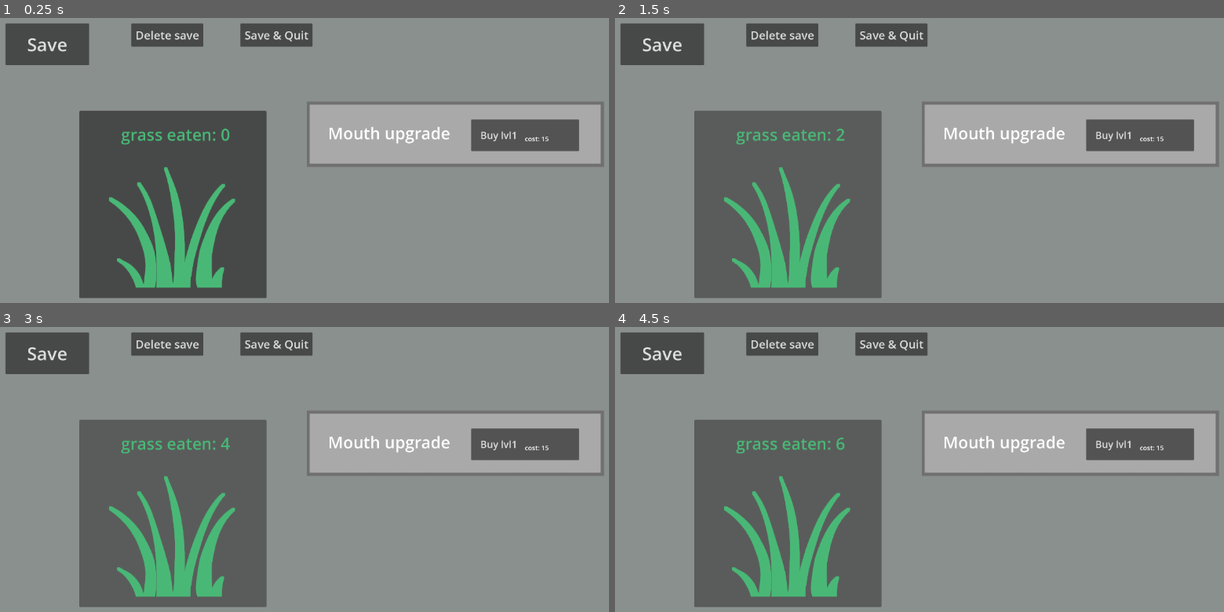
Above: before the commit, frames 1-4 (two rows, left to right).
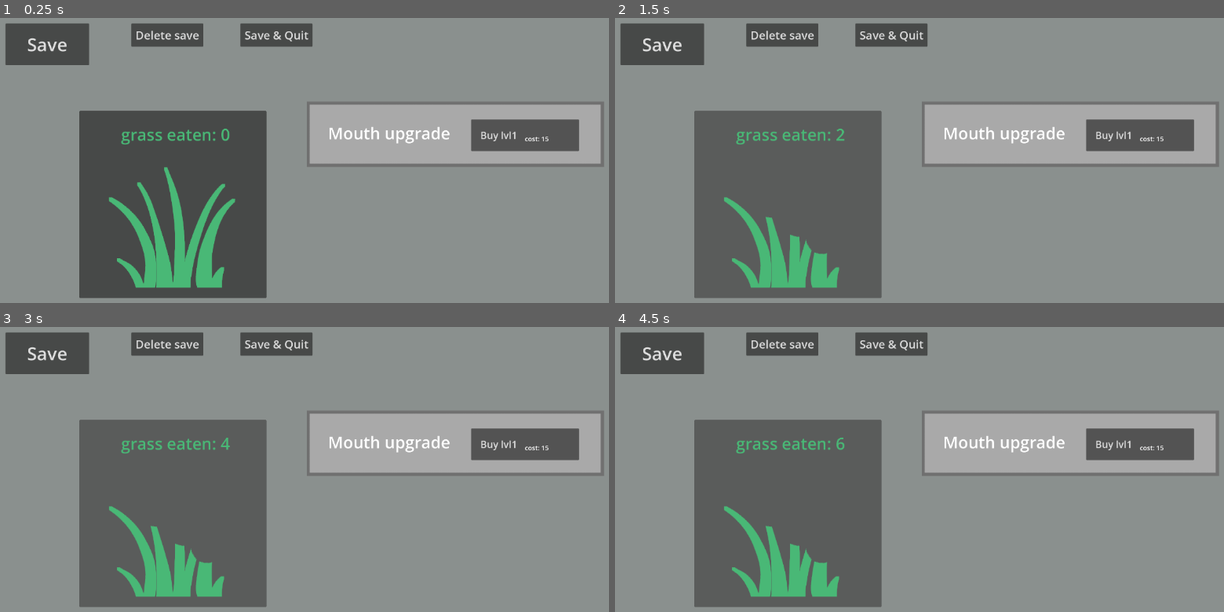
Above: after the commit, the same moments.

Repository: berox455/godot_eg
Game: Godot game, scene res://game.tscn
The game is run twice, just before and just after one commit, with the same random seed, the same clock (stepped at 60 frames per second) and the same inputs.
Inputs:
- Up to frame 1 (0.25 s): no input
- Up to frame 2 (1.5 s): click "grass eaten: 0" at 0.5 s; click "grass eaten: 1" at 1.25 s
- Up to frame 3 (3 s): click "grass eaten: 2" at 2 s; click "grass eaten: 3" at 2.75 s
- Up to frame 4 (4.5 s): click "grass eaten: 4" at 3.5 s; click "grass eaten: 5" at 4.25 s

The runs differ from the first frame. In frame 1, less than 0.1% of the frame differs, in the area x 18-37%, y 65-94%; in frame 2, 1.0%, in the area x 22-39%, y 52-83%; in frame 3, 1.0%; in frame 4, 1.0%.

Commit message:
add simple hover notes, add munch sprite

Diff:
--- a/game.tscn
+++ b/game.tscn
@@ -5,6 +5,7 @@
 [ext_resource type="Texture2D" uid="uid://dam2p0odckeyf" path="res://grass-transparent.png" id="2_feb5d"]
 [ext_resource type="AudioStream" uid="uid://dek18fenvx1ri" path="res://munch.mp3" id="4_7jktm"]
 [ext_resource type="Texture2D" uid="uid://bchknnx4h5v38" path="res://textbox.png" id="4_fc0e3"]
+[ext_resource type="Texture2D" uid="uid://bqxyc6caontto" path="res://grass_munched-transparent.png" id="5_ryrav"]
 
 [node name="Node2D" type="Node2D" unique_id=1262863614]
 
@@ -51,6 +52,10 @@
 
 [node name="Munch" type="AudioStreamPlayer2D" parent="the_game/eat_grass" unique_id=41292201]
 stream = ExtResource("4_7jktm")
+
+[node name="GrassMunched" type="Sprite2D" parent="the_game/eat_grass" unique_id=1999216705]
+position = Vector2(288, 272)
+texture = ExtResource("5_ryrav")
 
 [node name="mouth_upgrade" type="Node" parent="the_game" unique_id=893768253]
 
--- a/grass.gd
+++ b/grass.gd
@@ -28,6 +28,8 @@
 
 var mr_save: Dictionary
 var saving = 0
+#other
+var munching: int = 0
 
 
 # Called when the node enters the scene tree for the first time.
@@ -85,6 +87,11 @@
 		if saving > 9:
 			saving = 0
 		$save/saving.visible_characters = saving
+
+	if munching > 0:
+		munching -= 1
+	else:
+		$eat_grass/Grass.show()
 
 
 func _abr(number: int) -> String:
@@ -169,6 +176,8 @@
 	grass_eaten += click_munch
 	$eat_grass/Munch.pitch_scale = randf_range(0.9, 1.5)
 	$eat_grass/Munch.play()
+	$eat_grass/Grass.hide()
+	munching = 2
 
 
 func _mouth_upgrade_pressed() -> void:
Binary file added: grass_munched-transparent.png
Not shown, added: grass_munched-transparent.png.import
Binary file added: grass_munched.png
Not shown, added: grass_munched.png.import
Not shown, changed: notes.txt
Not shown, changed: grass.kra
Not shown, added: grass.kra~
